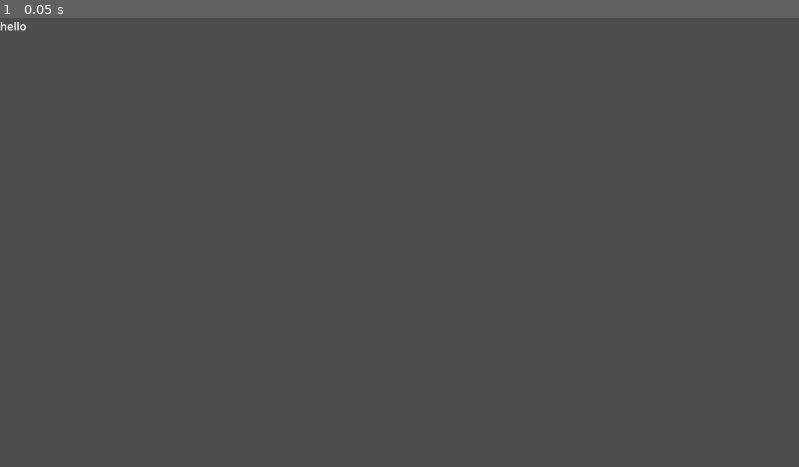
Above: before the commit, frame 1.
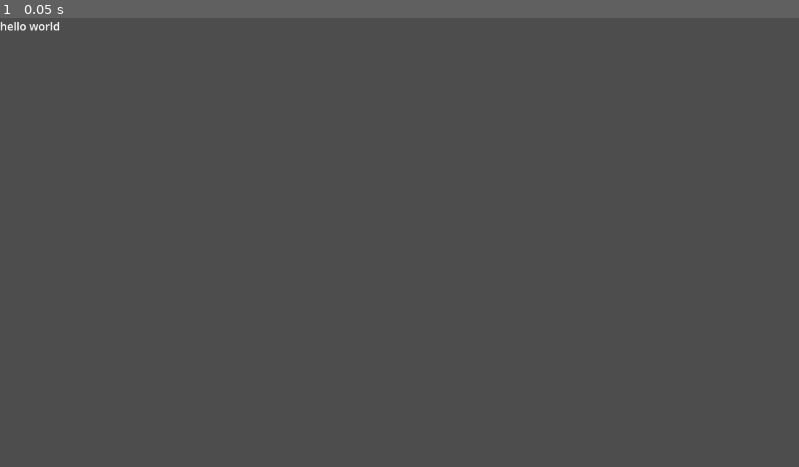
Above: after the commit, the same moment.

Repository: Dodols-ID/Omenveil
Game: Godot game, scene res://node_2d.tscn
Same seed, same stepped clock (60 frames per second), same inputs: the game is played once before the commit and once after it. The project has no main scene, so this scene is started directly.
Inputs:
- Up to frame 1 (0.05 s): no input

The runs differ from the first frame. In frame 1, less than 0.1% of the frame differs, in the area x 3-8%, y 0-3%.

Commit message:
changes test 7

Diff:
--- a/changes-test2/node_2d.tscn
+++ b/changes-test2/node_2d.tscn
@@ -3,6 +3,6 @@
 [node name="Node2D" type="Node2D"]
 
 [node name="RichTextLabel" type="RichTextLabel" parent="."]
-offset_right = 40.0
+offset_right = 285.0
 offset_bottom = 40.0
-text = "hello"
+text = "hello world"
